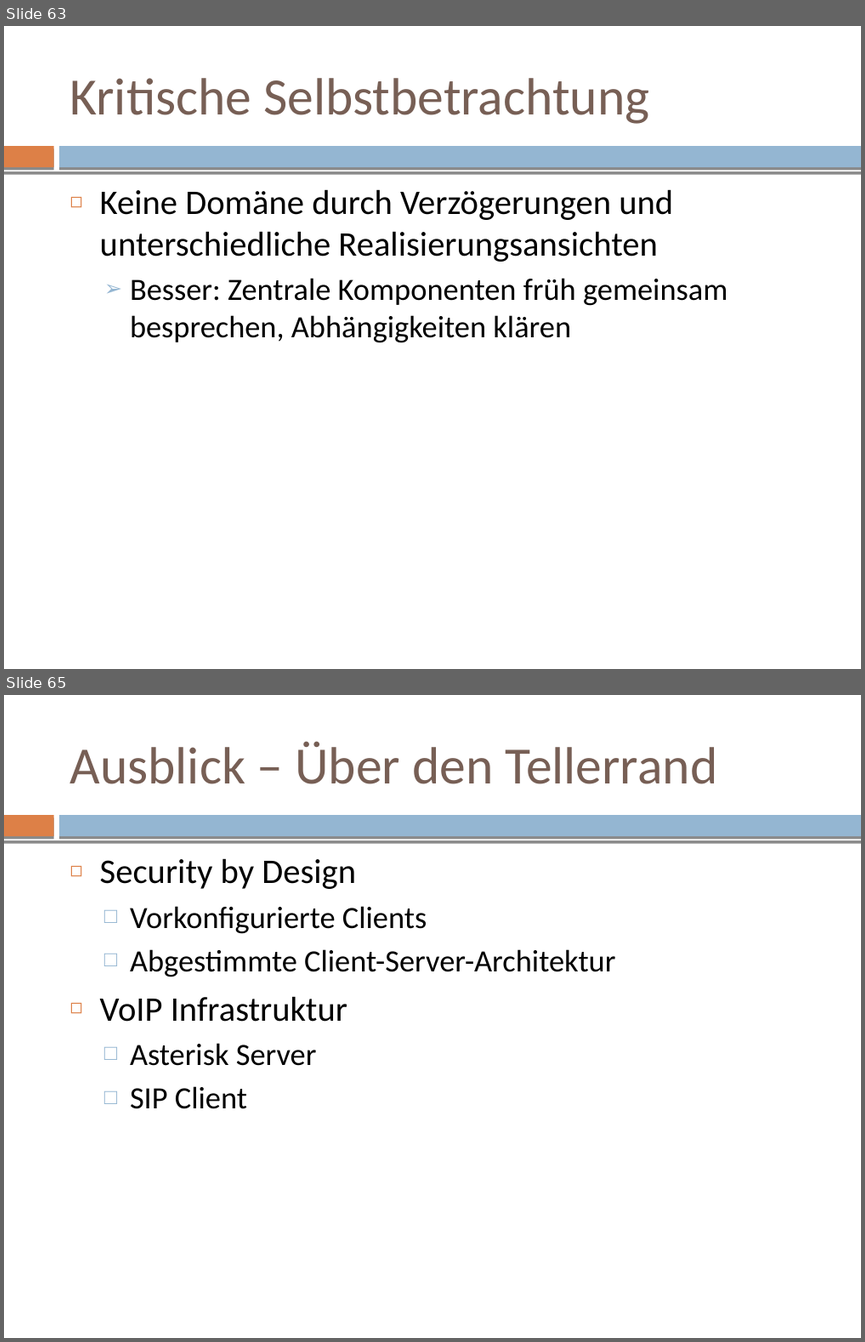
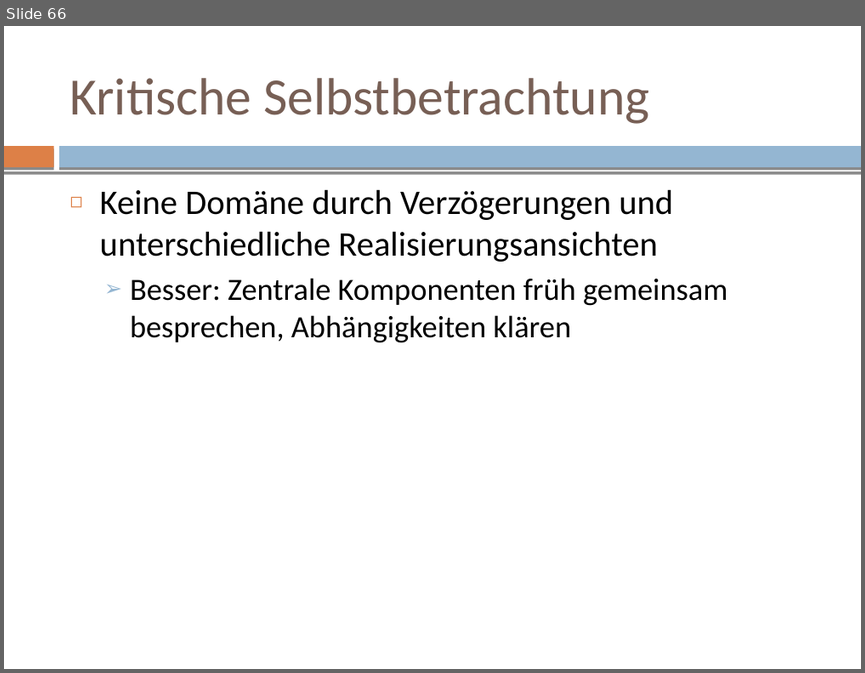
Before and after one commit to mvw/Wilddiebe10, a slide deck: keynote/keynote.odp. Shown one above the other, each under a label of ours: slides 63 and 65 before the commit, slide 66 after it; the slides between them are not shown. The pictures are 865x1342 and 865x673 pixels, drawn with LibreOffice and Linux fonts; fonts in the diff are those of the drawing. Boxes give left, top, right and bottom in pixels: in the first picture for what was removed or moved away, otherwise in the second. Text is boxed around its words. In the diff, an @@ line names an element or a change of style, - is before the commit and + after.

```diff
--- a/keynote/keynote.odp
+++ b/keynote/keynote.odp
@@ slide 65 removed at (x1=4, y1=695, x2=861, y2=1338), background #FFFFFF; not listed: 3 template elements that a slide beside it also shows @@
@@ title removed at (x1=69, y1=741, x2=717, y2=784) @@
-Ausblick – Über den Tellerrand
@@ text removed at (x1=100, y1=858, x2=615, y2=1109) @@
-◻ Security by Design
-  □ Vorkonfigurierte Clients
-  □ Abgestimmte Client-Server-Architektur
-◻ VoIP Infrastruktur
-  □ Asterisk Server
-  □ SIP Client
@@ what was slide 63 is now slide 66 @@
```
Also in this commit, not shown: 1 slide changed, 5 slides added, 2 other slides removed, 1 other file.
